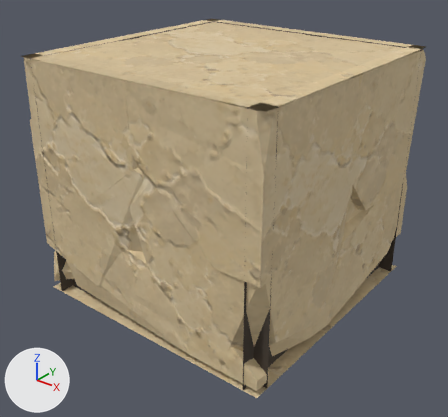
One commit to the glTF model assets/custom/models/ground_modules/ground_island_02.glb: the scene before it, then after it.
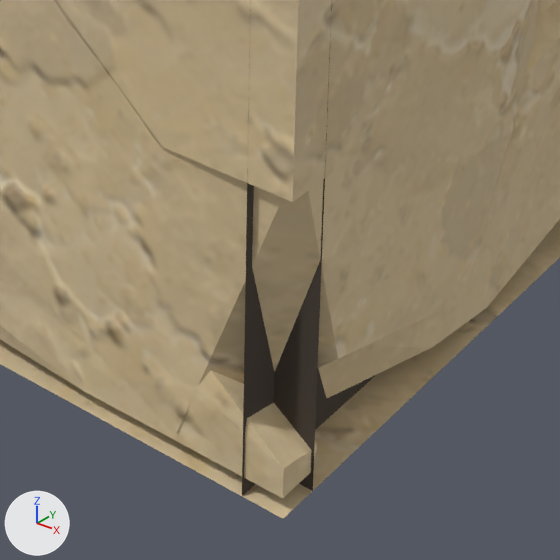
The first picture shows the older version from a camera (50 mm lens) standing at (1.836, -1.207, 1.357) and looking at (0.518, 0.44, 0.335). The close-ups show the older and then the newer version on the part from 35% to 79% of the width and 52% to 99% of the height of that picture. Only the edits that show in the close-ups are written down. Every picture has the same lights, and +X, +Y and +Z are marked at lower left.

In view in the first close-up: 'GroundIsland02_Body'.
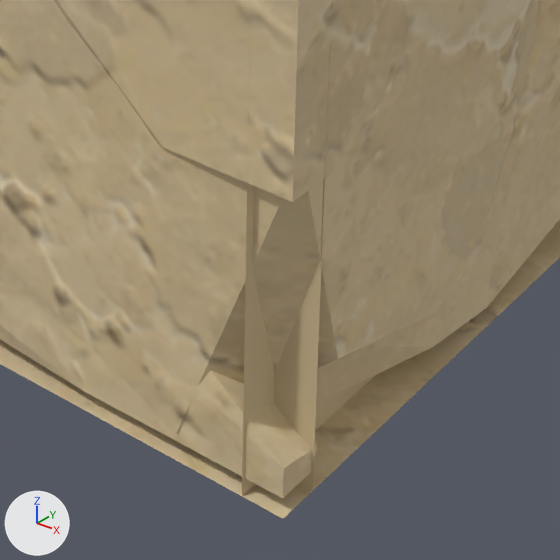
Boxes (x1, y1, x2, y2) around the edits, measured in the close-ups (560 x 560 px):
'GroundIsland02_Body', recoloured (lighter)
    both: (230, 176, 395, 498)

The change in detail:
Material 'GroundModuleRecess' (mat_groundmodulerecess) changes colour from brown #453c32 to beige #cdb890; in linear values from (0.06, 0.045, 0.032) to (0.61, 0.48, 0.28).
